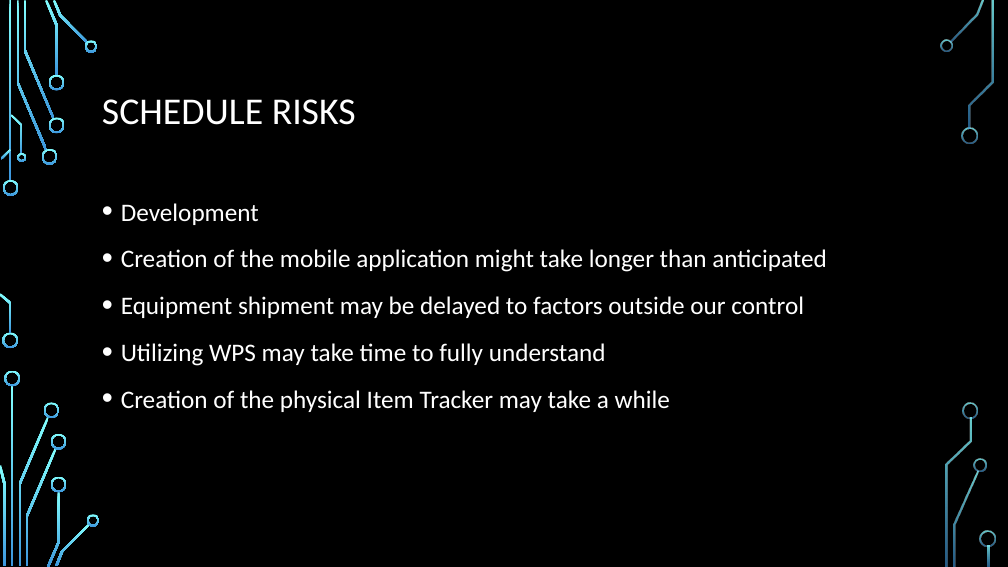
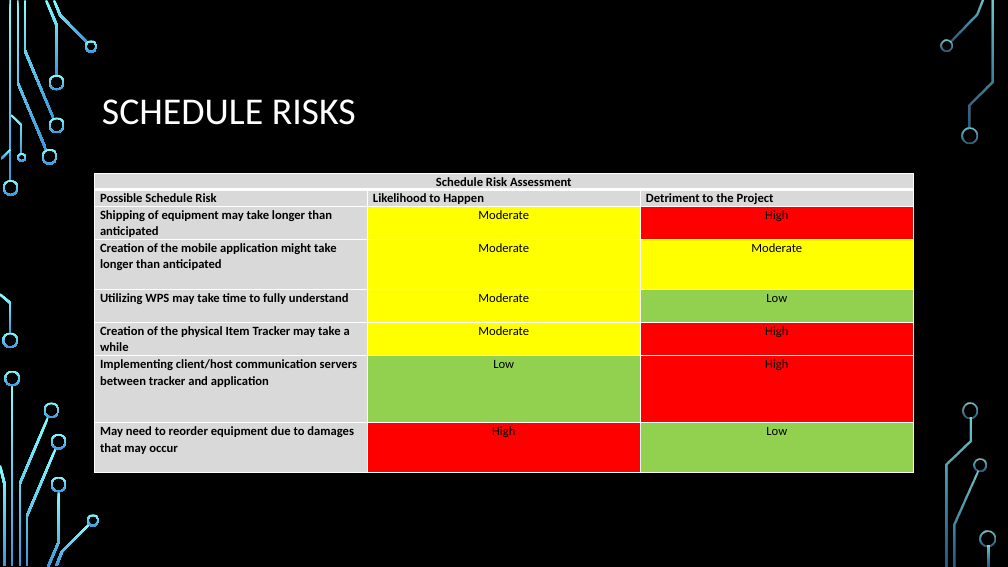
Before and after one commit to dontaylor6000/Group27_Tracker, a slide deck: slide 24 of Documentation/PDR.pptx (slide 20 before the commit). Drawn at 1008x567 pixels with LibreOffice and Linux fonts; fonts in the diff are those of the drawing; background and template pictures are left out. Boxes give left, top, right and bottom in pixels: in the first picture for what was removed or moved away, otherwise in the second. Text is boxed around its words. In the diff, an @@ line names an element or a change of style, - is before the commit and + after.

```diff
--- a/Documentation/PDR.pptx
+++ b/Documentation/PDR.pptx
@@ table added at box(95, 173, 913, 472), 8 rows, 3 columns @@
+Schedule Risk Assessment |  | 
+Possible Schedule Risk | Likelihood to Happen | Detriment to the Project
+Shipping of equipment may take longer than anticipated | Moderate | High
+Creation of the mobile application might take longer than anticipated | Moderate | Moderate
+Utilizing WPS may take time to fully understand | Moderate | Low
+Creation of the physical Item Tracker may take a while | Moderate | High
+Implementing client/host communication servers between tracker and application | Low | High
+May need to reorder equipment due to damages that may occur | High | Low
@@ text removed at box(121, 203, 827, 412) @@
-• Development
-• Creation of the mobile application might take longer than anticipated
-• Equipment shipment may be delayed to factors outside our control
-• Utilizing WPS may take time to fully understand
-• Creation of the physical Item Tracker may take a while
```
Also in this commit, not shown: 6 other slides changed, 7 slides added, 3 slides removed.
